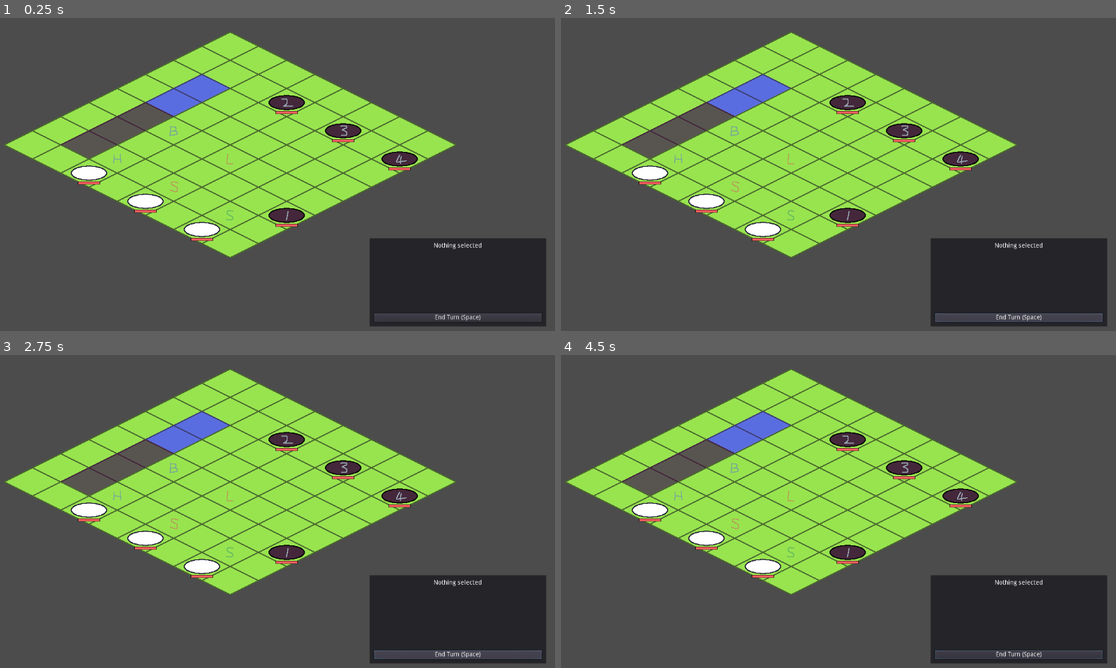
Above: before the commit, frames 1-4 (two rows, left to right).
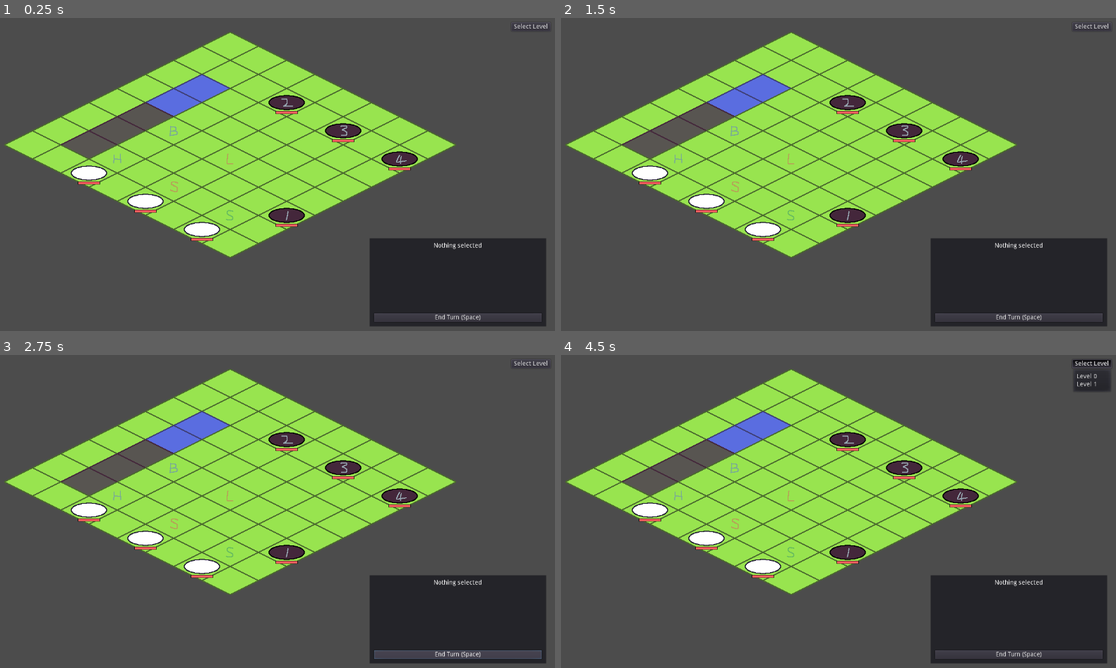
Above: after the commit, the same moments.

Repository: kjh618/gmtk-game-jam-2021
Game: Godot game, scene res://src/main.tscn
Two runs of this game, one before a commit and one after it. Both use one fixed random seed, a clock stepped at 60 frames per second and the inputs below.
Inputs (mouse positions are in pixels of both pictures, inside the frame that each line leads up to):
- Up to frame 1 (0.25 s): no input
- Up to frame 2 (1.5 s): click (1093, 27) at 0.5 s, where only the run after the commit has a clickable "Select Level"; click "End Turn (Space)" at 1.25 s
- Up to frame 3 (2.75 s): click "End Turn (Space)" at 2 s
- Up to frame 4 (4.5 s): click (1093, 364) at 2.75 s, where only the run after the commit has a clickable "Select Level"; click "End Turn (Space)" at 3.5 s; click (1093, 364) at 4.25 s, where only the run after the commit has a clickable "Select Level"

The runs differ from the first frame. In frame 1, less than 0.1% of the frame differs, in the area x 92-99%, y 1-5%; in frame 2, 0.1%; in frame 3, less than 0.1%; in frame 4, 0.6%, in the area x 67-100%, y 1-98%.

Commit message:
Add level selctor

Diff:
--- a/src/hud/hud.gd
+++ b/src/hud/hud.gd
@@ -12,10 +12,13 @@
 var info: Node = null
 
 
+func _ready() -> void:
+    $SelectLevelButton.get_popup().connect("id_pressed", self, "_on_id_pressed")
+
+
 func update_unit_hud(selected_unit: Unit) -> void:
     SELECTED_UNIT_LABEL.text = "Nothing selected"
     if info != null:
-        INFO_CONTAINER.remove_child(info)
         info.queue_free()
         info = null
 
@@ -32,3 +35,7 @@
             info = EnemyInfo.instance()
             info.set_info(selected_unit)
     INFO_CONTAINER.add_child(info)
+
+
+func _on_id_pressed(id: int) -> void:
+    get_parent().select_level(id)
--- a/src/hud/hud.tscn
+++ b/src/hud/hud.tscn
@@ -2,9 +2,22 @@
 
 [ext_resource path="res://src/hud/hud.gd" type="Script" id=1]
 
-
 [node name="Hud" type="CanvasLayer"]
 script = ExtResource( 1 )
+
+[node name="SelectLevelButton" type="MenuButton" parent="."]
+anchor_left = 1.0
+anchor_right = 1.0
+margin_left = -99.0
+margin_top = 10.0
+margin_right = -10.0
+margin_bottom = 30.0
+text = "Select Level"
+flat = false
+items = [ "Level 0", null, 0, false, false, 0, 0, null, "", false, "Level 1", null, 0, false, false, 1, 0, null, "", false ]
+__meta__ = {
+"_edit_use_anchors_": false
+}
 
 [node name="Panel" type="Panel" parent="."]
 anchor_left = 1.0
--- a/src/main.gd
+++ b/src/main.gd
@@ -1,4 +1,24 @@
 extends Node
+
+
+const LEVELS := [
+    preload("res://src/level/level_test.tscn"),
+    preload("res://src/level/level_test.tscn"),
+]
+
+
+var level: Node = null
+
+
+func select_level(level_index: int) -> void:
+    print("Select level: ", level_index)
+
+    if level != null:
+        level.queue_free()
+        level = null
+
+    level = LEVELS[level_index].instance()
+    add_child(level)
 
 
 func update_unit_hud(selected_unit: Unit) -> void:
--- a/src/main.tscn
+++ b/src/main.tscn
@@ -7,6 +7,6 @@
 [node name="Main" type="Node"]
 script = ExtResource( 3 )
 
+[node name="Hud" parent="." instance=ExtResource( 2 )]
+
 [node name="LevelTest" parent="." instance=ExtResource( 1 )]
-
-[node name="Hud" parent="." instance=ExtResource( 2 )]
Not shown: 2 places in src/level/board.tscn that only renumber resources
